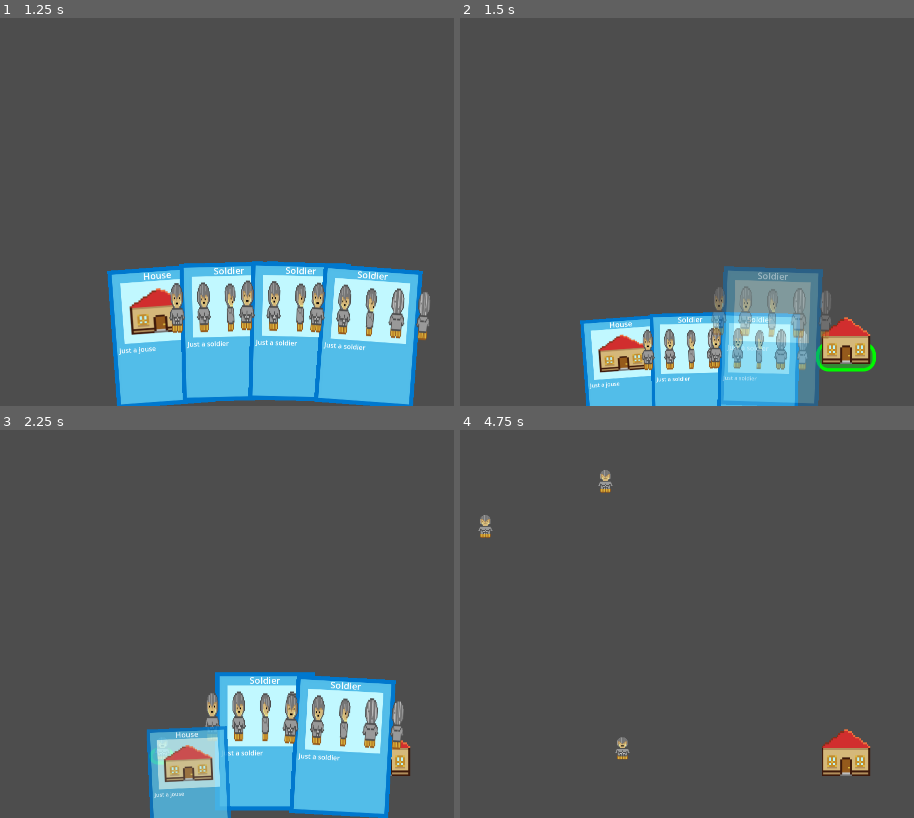
Above: before the commit, frames 1-4 (two rows, left to right).
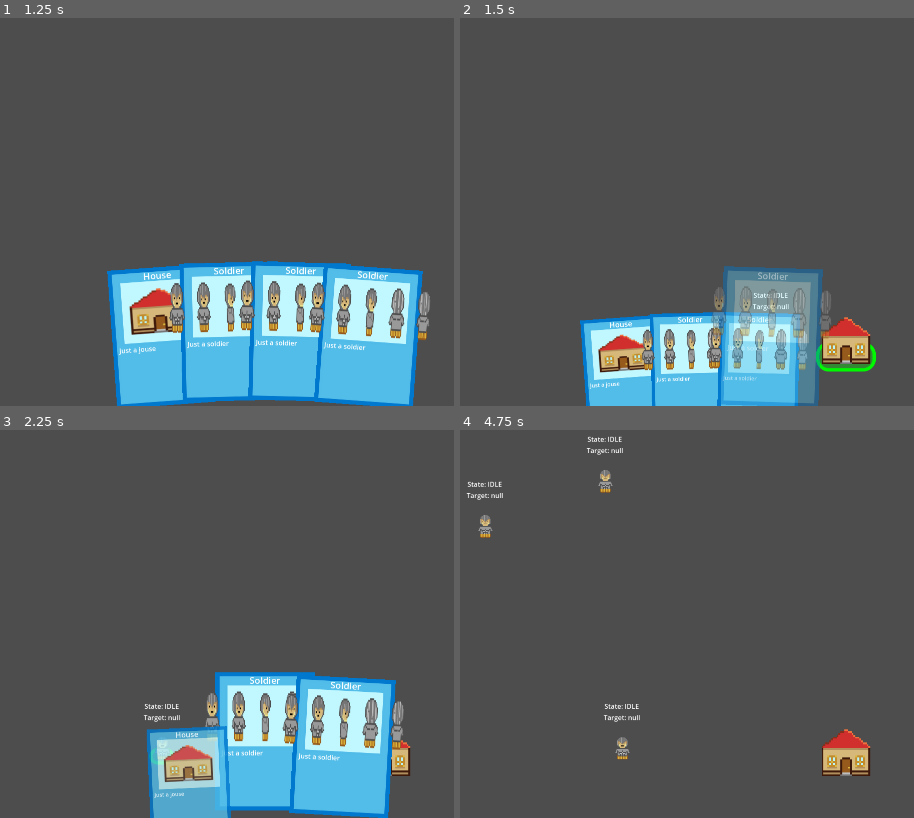
Above: after the commit, the same moments.

Repository: stranker/cardgame
Game: Godot game, scene res://Scenes/test_scene.tscn
Same seed, same stepped clock (60 frames per second), same inputs: the game is played once before the commit and once after it.
Inputs (mouse positions are in pixels of both pictures, inside the frame that each line leads up to):
- Up to frame 1 (1.25 s): tap Enter at 0.5 s; drag from (145, 336) to (385, 336) at 0.52 s
- Up to frame 2 (1.5 s): drag from (845, 336) to (623, 336) at 1.27 s
- Up to frame 3 (2.25 s): move the mouse to (163, 748) at 2.02 s; click (163, 748) at 2.1 s
- Up to frame 4 (4.75 s): tap Space at 2.75 s; drag from (723, 740) to (487, 527) at 2.77 s; drag from (487, 527) to (623, 748) at 3.52 s; tap Enter at 4.25 s; drag from (768, 744) to (605, 480) at 4.27 s

Frame 1 is identical in both runs. In frame 2, less than 0.1% of the frame differs, in the area x 64-73%, y 70-76%; in frame 3, 0.1%; in frame 4, 0.4%, in the area x 1-40%, y 1-76%.

Commit message:
Add combat component and states in Unit

Diff:
--- a/CardGame/Objects/Buildings/building.tscn
+++ b/CardGame/Objects/Buildings/building.tscn
@@ -27,7 +27,7 @@
 corner_radius_bottom_right = 30
 corner_radius_bottom_left = 30
 
-[node name="Building" type="StaticBody2D"]
+[node name="Building" type="StaticBody2D" groups=["Building"]]
 collision_layer = 2
 collision_mask = 6
 script = ExtResource("1_v2wy1")
--- /dev/null
+++ b/CardGame/Objects/Components/combat_component.gd
@@ -0,0 +1,35 @@
+class_name CombatComponent
+
+extends Node2D
+
+@export var damage : float = 0
+@export var attack_timer : Timer
+@export var can_attack : bool = true
+@export var min_attack_distance : float = 20
+var current_target : PhysicsBody2D
+
+signal attack(target)
+signal end_attack()
+signal target_out_of_range(target)
+
+func init(_damage : float, _attack_speed : float):
+	damage = _damage
+	attack_timer.wait_time = _attack_speed
+	pass
+
+func attack_target(target : Node2D):
+	if not can_attack: return
+	current_target = target
+	can_attack = false
+	attack_timer.start()
+	attack.emit(target)
+	pass
+
+func _on_attack_timer_timeout():
+	can_attack = true
+	end_attack.emit()
+	if global_position.distance_to(current_target.global_position) < min_attack_distance:
+		attack_target(current_target)
+	else:
+		target_out_of_range.emit(current_target)
+	pass
--- /dev/null
+++ b/CardGame/Objects/Components/combat_component.tscn
@@ -0,0 +1,13 @@
+[gd_scene load_steps=2 format=3 uid="uid://cfgnovjrv8ylr"]
+
+[ext_resource type="Script" path="res://Objects/Components/combat_component.gd" id="1_p1im4"]
+
+[node name="CombatComponent" type="Node2D" node_paths=PackedStringArray("attack_timer")]
+script = ExtResource("1_p1im4")
+attack_timer = NodePath("AttackTimer")
+min_attack_distance = 40.0
+
+[node name="AttackTimer" type="Timer" parent="."]
+one_shot = true
+
+[connection signal="timeout" from="AttackTimer" to="." method="_on_attack_timer_timeout"]
--- a/CardGame/Objects/Components/navigation_component.gd
+++ b/CardGame/Objects/Components/navigation_component.gd
@@ -4,11 +4,13 @@
 
 @onready var navigation_agent : NavigationAgent2D = $NavigationAgent2D
 @onready var timer : Timer = $Timer
-@export var min_distance_to_stop : float = 200.0
+@export var min_distance_attack : float = 20.0
 var speed : float = 0
 var target : Node2D
 
 signal velocity_computed(vel)
+signal position_reached()
+signal target_reached(target)
 
 func init(new_speed : float):
 	speed = new_speed
@@ -16,7 +18,6 @@
 	pass
 
 func target_object(obj : Node2D):
-	print_debug("target_object")
 	target = obj
 	timer.stop()
 	move_to_position(obj.global_position)
@@ -38,17 +39,15 @@
 		return
 	if target:
 		move_to_position(target.global_position)
+		if global_position.distance_to(target.global_position) < min_distance_attack:
+			navigation_agent.target_position = get_parent().global_position
 	var next_path_position: Vector2 = navigation_agent.get_next_path_position()
 	var new_velocity: Vector2 = global_position.direction_to(next_path_position) * speed
 	var steering = new_velocity - navigation_agent.velocity
 	var vel = navigation_agent.velocity
 	vel += steering
-	if navigation_agent.avoidance_enabled:
-		navigation_agent.velocity = vel
-	else:
-		_on_velocity_computed(vel)
-	if navigation_agent.distance_to_target() < min_distance_to_stop and timer.is_stopped():
-		timer.start()
+	_on_velocity_computed(vel)
+
 	pass
 
 func _on_timer_timeout():
@@ -63,3 +62,12 @@
 func _on_velocity_computed(vel : Vector2):
 	velocity_computed.emit(vel)
 	pass
+
+func _on_navigation_agent_2d_target_reached():
+	if target:
+		target_reached.emit(target)
+		set_physics_process(false)
+	else:
+		position_reached.emit()
+		set_physics_process(false)
+	pass # Replace with function body.
--- a/CardGame/Objects/Components/navigation_component.tscn
+++ b/CardGame/Objects/Components/navigation_component.tscn
@@ -4,15 +4,19 @@
 
 [node name="NavigationComponent" type="Node2D"]
 script = ExtResource("1_kg6vw")
+min_distance_attack = 40.0
 
 [node name="NavigationAgent2D" type="NavigationAgent2D" parent="."]
+target_desired_distance = 20.0
+path_max_distance = 150.0
 radius = 20.0
 debug_enabled = true
 debug_path_custom_color = Color(1, 0, 1, 1)
 
 [node name="Timer" type="Timer" parent="."]
-wait_time = 3.0
+wait_time = 2.0
 one_shot = true
 
+[connection signal="target_reached" from="NavigationAgent2D" to="." method="_on_navigation_agent_2d_target_reached"]
 [connection signal="velocity_computed" from="NavigationAgent2D" to="." method="_on_navigation_agent_2d_velocity_computed"]
 [connection signal="timeout" from="Timer" to="." method="_on_timer_timeout"]
--- a/CardGame/Objects/Units/unit.gd
+++ b/CardGame/Objects/Units/unit.gd
@@ -3,15 +3,30 @@
 extends CharacterBody2D
 
 @onready var navigation : NavigationComponent = $NavigationComponent
+@onready var combat_component : CombatComponent = $CombatComponent
 @export var is_enemy : bool = false
+@export var debug_state : Label
+@export var debug_target : Label
+@export var speed : float = 200
+@export var damage : float = 1
+@export var attack_speed : float = 1
+
+enum State { IDLE, MOVE, ATTACK, FOLLOW }
+var state : State = State.IDLE
 
 func _ready():
-	navigation.init(200)
+	navigation.init(speed)
 	navigation.velocity_computed.connect(on_velocity_computed)
+	navigation.target_reached.connect(on_target_reached)
+	navigation.position_reached.connect(on_position_reached)
+	combat_component.end_attack.connect(on_combat_end_attack)
+	combat_component.attack.connect(on_combat_attack)
+	combat_component.target_out_of_range.connect(on_target_out_of_range)
+	combat_component.init(damage, attack_speed)
 	pass
 
 func do_action(data : SelectionManager.PointData, multiple_selection : bool):
-	print_debug("do_action", name)
+	if state == State.ATTACK: return
 	if data.object:
 		target_object(data.object)
 	else:
@@ -24,9 +39,41 @@
 
 func target_object(obj : Node2D):
 	navigation.target_object(obj)
+	debug_target.text = "Target: " + obj.name
 	pass
 
 func on_velocity_computed(vel : Vector2):
+	if state == State.ATTACK: return
+	set_state(State.MOVE)
 	velocity = vel
 	move_and_slide()
 	pass
+
+func on_position_reached():
+	set_state(State.IDLE)
+	velocity = Vector2.ZERO
+	pass
+
+func on_target_reached(target : PhysicsBody2D):
+	velocity = Vector2.ZERO
+	combat_component.attack_target(target)
+	pass
+
+func on_combat_attack(target):
+	set_state(State.ATTACK)
+	debug_target.text = "Target: " + target.name
+	pass
+
+func set_state(new_state : State):
+	print_debug("State:" + str(State.keys()[new_state]))
+	debug_state.text = "State: " + str(State.keys()[new_state])
+	state = new_state
+	pass
+
+func on_combat_end_attack():
+	set_state(State.IDLE)
+	pass
+
+func on_target_out_of_range(target : PhysicsBody2D):
+	target_object(target)
+	pass
--- a/CardGame/Objects/Units/unit.tscn
+++ b/CardGame/Objects/Units/unit.tscn
@@ -1,10 +1,11 @@
-[gd_scene load_steps=10 format=3 uid="uid://cqgw352wklrr4"]
+[gd_scene load_steps=11 format=3 uid="uid://cqgw352wklrr4"]
 
 [ext_resource type="Script" path="res://Objects/Units/unit.gd" id="1_i3mpu"]
 [ext_resource type="Texture2D" uid="uid://da2exxljc0mm3" path="res://Objects/Units/Soldier.png" id="1_m6fl0"]
 [ext_resource type="PackedScene" uid="uid://bqqxauqfyhslm" path="res://Objects/Components/selectable_component.tscn" id="2_nyxvx"]
 [ext_resource type="PackedScene" uid="uid://bnhp8xorl5mht" path="res://Objects/Components/construct_component.tscn" id="3_324de"]
 [ext_resource type="PackedScene" uid="uid://cfsn81qx1jkhb" path="res://Objects/Components/navigation_component.tscn" id="5_2vgb6"]
+[ext_resource type="PackedScene" uid="uid://cfgnovjrv8ylr" path="res://Objects/Components/combat_component.tscn" id="6_vofuv"]
 
 [sub_resource type="CapsuleShape2D" id="CapsuleShape2D_ffnn0"]
 radius = 16.0
@@ -29,8 +30,10 @@
 radius = 16.0
 height = 64.0
 
-[node name="Unit" type="CharacterBody2D"]
+[node name="Unit" type="CharacterBody2D" node_paths=PackedStringArray("debug_state", "debug_target") groups=["Unit"]]
 script = ExtResource("1_i3mpu")
+debug_state = NodePath("Debug/Items/State")
+debug_target = NodePath("Debug/Items/Target")
 
 [node name="Visual" type="Node2D" parent="."]
 texture_filter = 1
@@ -63,3 +66,33 @@
 debug_color = Color(0.787424, 0.101813, 1, 0.42)
 
 [node name="NavigationComponent" parent="." instance=ExtResource("5_2vgb6")]
+
+[node name="CombatComponent" parent="." instance=ExtResource("6_vofuv")]
+
+[node name="Debug" type="Control" parent="."]
+layout_mode = 3
+anchors_preset = 0
+offset_left = -128.0
+offset_top = -112.0
+offset_right = 128.0
+offset_bottom = -40.0
+
+[node name="Items" type="VBoxContainer" parent="Debug"]
+layout_mode = 1
+anchors_preset = 15
+anchor_right = 1.0
+anchor_bottom = 1.0
+grow_horizontal = 2
+grow_vertical = 2
+
+[node name="State" type="Label" parent="Debug/Items"]
+layout_mode = 2
+text = "State: IDLE"
+horizontal_alignment = 1
+vertical_alignment = 1
+
+[node name="Target" type="Label" parent="Debug/Items"]
+layout_mode = 2
+text = "Target: null"
+horizontal_alignment = 1
+vertical_alignment = 1
